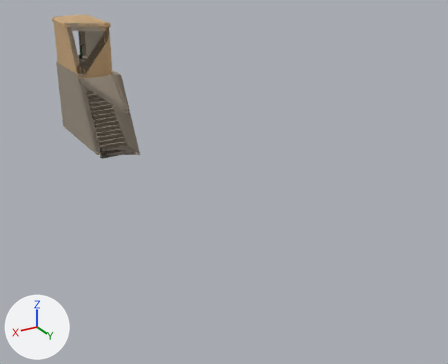
The glTF model public/models/base/bunker.glb: old version first, new version second.
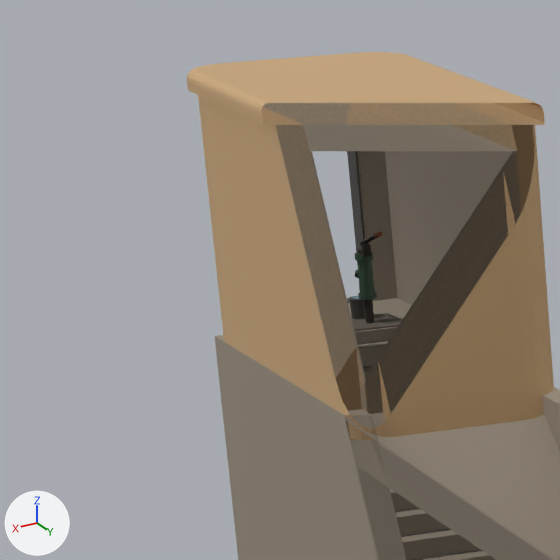
Old and new are each drawn whole from a 50 mm lens placed at (15.64, 48.0, 10.65), pointed at (-3.12, 16.75, -4.97) and again close up on the part from 5% to 25% of the width and 2% to 27% of the height. Every picture has the same lights, and +X, +Y and +Z are marked at lower left. The first two pictures are the older version. Everything nearer to the camera than a plane just in front of the edit is cut away.

Names of what the first close-up shows: 'bunker', 'hut', 'pump'.
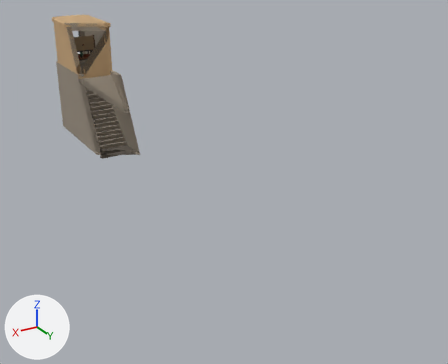
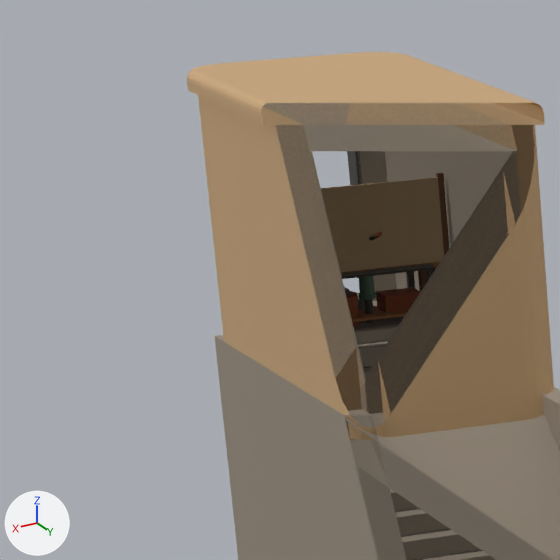
Changed parts and their boxes (x1, y1, x2, y2) in the close-ups (560 x 560 px):
'workbench', added: after (321, 173, 449, 322)
    faces in mat_peg (beige #a08868): (321, 177, 444, 272)
    faces in mat_rust (brown #7a3d1e): (376, 287, 421, 313)
    faces in mat_wooddark (brown #5a3a22): (418, 173, 449, 291)
    faces in mat_wood (brown #8a5a34): (340, 262, 440, 322)
'disassembly', added: after (341, 263, 435, 327)
    faces in mat_iron (dark grey #3a3430): (342, 267, 435, 323)
    faces in mat_steel (dark grey #5c5a56): (341, 263, 434, 296)
    faces in mat_rust (brown #7a3d1e): (346, 291, 359, 327)

What the commit changed:
Material 'Hazard' (mat_hazard) is new.
Its base color is (0.687, 0.352, 0.0212) (orange #d8a028).
Its metallic is 0.1.
Its roughness is 0.7.
Material 'Peg' (mat_peg) is new.
Its base color is (0.352, 0.246, 0.138) (beige #a08868).
Its roughness is 0.9.
Material 'Wood' (mat_wood) is new.
Its base color is (0.254, 0.102, 0.0343) (brown #8a5a34).
Its roughness is 0.85.
Material 'WoodDark' (mat_wooddark) is new.
Its base color is (0.102, 0.0423, 0.016) (brown #5a3a22).
Its roughness is 0.9.
Mesh me_disassembly is new.
It has 408 vertices, 648 faces and spans x -0.8..0.8, y -0.64..0.45, z 0.0..1.17.
Faces by material slot: [204, 228, 124, 36, 56].
It uses material mat_iron (dark grey #3a3430).
It uses material mat_steel (dark grey #5c5a56).
It uses material mat_hazard (orange #d8a028).
It uses material mat_pumppaint (dark green #3f5a48).
It uses material mat_rust (brown #7a3d1e).
Mesh me_workbench is new.
It has 340 vertices, 560 faces and spans x -1.04..1.04, y -0.4..0.4, z 0.0..2.05.
It uses material mat_wood (brown #8a5a34).
It uses material mat_wooddark (brown #5a3a22).
It uses material mat_rust (brown #7a3d1e).
It uses material mat_steel (dark grey #5c5a56).
It uses material mat_peg (beige #a08868).
It uses material mat_iron (dark grey #3a3430).
It uses material mat_glass (pale green #cfe6e0).
It uses material mat_hazard (orange #d8a028).
It uses material mat_emitwarm (orange #ffb060, glowing orange #ffb060).
Object 'disassembly' (ob_disassembly) is new; it shows me_disassembly.
Its location is (0.0, 0.0, 0.0).
Object 'workbench' (ob_workbench) is new; it shows me_workbench.
Its location is (0.0, 0.0, 0.0).
